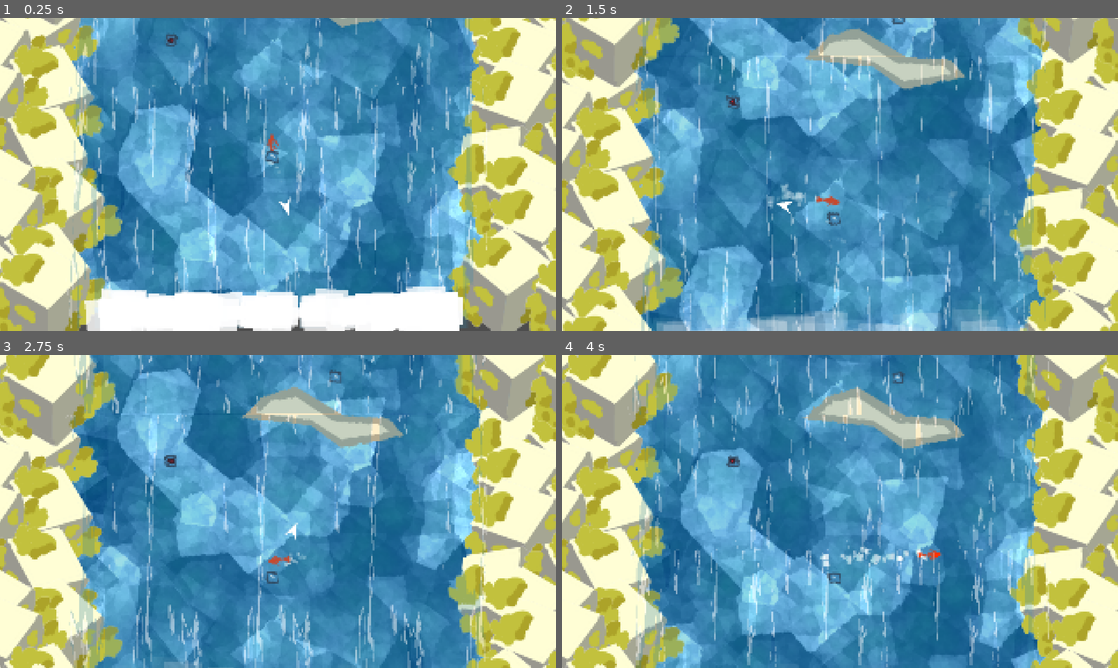
Above: before the commit, frames 1-4 (two rows, left to right).
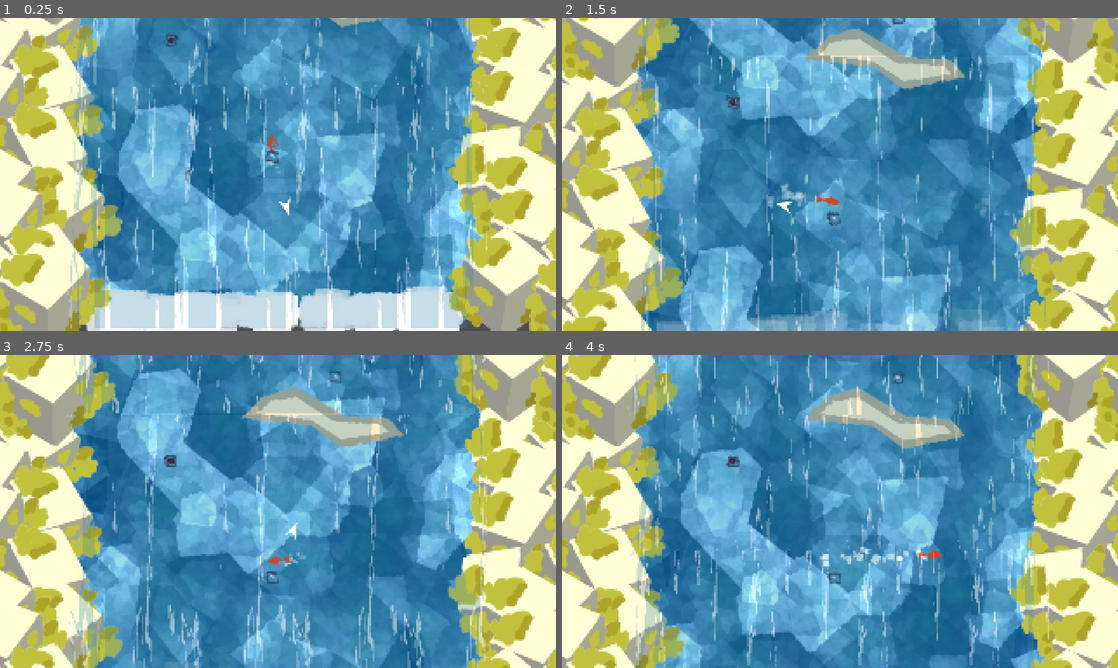
Above: after the commit, the same moments.

Repository: ojaskavathe/cascade
Game: Godot game, scene res://game.tscn
Same seed, same stepped clock (60 frames per second), same inputs: the game is played once before the commit and once after it. The engine's default icon, where the game draws it, is replaced by a stand-in: a white triangle on a blue panel in a dark square.
Inputs (mouse positions are in pixels of both pictures, inside the frame that each line leads up to):
- Up to frame 1 (0.25 s): no input
- Up to frame 2 (1.5 s): move the mouse to (962, 158) at 0.52 s; hold D (right) from 0.53 s (still down); tap Space (jump) at 0.77 s; move the mouse to (728, 190) at 1.27 s
- Up to frame 3 (2.75 s): tap Space (jump) at 1.52 s; move the mouse to (333, 442) at 2.02 s; release D (right) at 2.03 s; hold A (left) from 2.03 s (still down)
- Up to frame 4 (4 s): move the mouse to (812, 574) at 2.77 s; release A (left) at 2.78 s; hold D (right) from 2.78 s (still down); tap Space (jump) at 3.02, 3.77 s; move the mouse to (1006, 558) at 3.52 s

The runs differ from the first frame. In frame 1, 6.7% of the frame differs, in the area x 15-84%, y 85-100%; in frame 2, 0.5%; in frame 3, less than 0.1%; in frame 4, less than 0.1%.

Commit message:
Z index adjustments

Diff:
--- a/entity/object/foam.tscn
+++ b/entity/object/foam.tscn
@@ -4,7 +4,6 @@
 colors = PackedColorArray(1, 1, 1, 1, 1, 1, 1, 0)
 
 [node name="Foam" type="CPUParticles2D"]
-z_index = 10
 position = Vector2(640, 720)
 amount = 400
 emission_shape = 3
--- a/entity/object/rocks.tscn
+++ b/entity/object/rocks.tscn
@@ -12,7 +12,6 @@
 [node name="Rock" type="Sprite2D" parent="."]
 position = Vector2(85.3944, 84.2917)
 rotation = 0.223386
-scale = Vector2(1, 1)
 texture = ExtResource("1_wkciu")
 
 [node name="Rock3" type="Sprite2D" parent="."]
@@ -38,7 +37,6 @@
 [node name="Rock5" type="Sprite2D" parent="."]
 position = Vector2(96, 375)
 rotation = 0.555821
-scale = Vector2(1, 1)
 texture = ExtResource("1_wkciu")
 
 [node name="Rock7" type="Sprite2D" parent="."]
--- a/entity/player/arrow.tscn
+++ b/entity/player/arrow.tscn
@@ -4,4 +4,5 @@
 z_index = 100
 
 [node name="Arrow" type="Polygon2D" parent="."]
+z_index = 100
 polygon = PackedVector2Array(0, -140, -15, -100, 0, -114, 15, -100)
--- a/entity/waterfall/waterfall.tscn
+++ b/entity/waterfall/waterfall.tscn
@@ -17,7 +17,7 @@
 [sub_resource type="ShaderMaterial" id="ShaderMaterial_jwthj"]
 shader = ExtResource("1_uaryd")
 shader_parameter/scale = Vector2(5, 5)
-shader_parameter/zoom = 0.629961
+shader_parameter/zoom = 1.49831
 shader_parameter/gap_stretch = Vector2(0.8, 0.05)
 shader_parameter/refraction_stretch = Vector2(2, 0.8)
 shader_parameter/refraction_strength = 0.008
